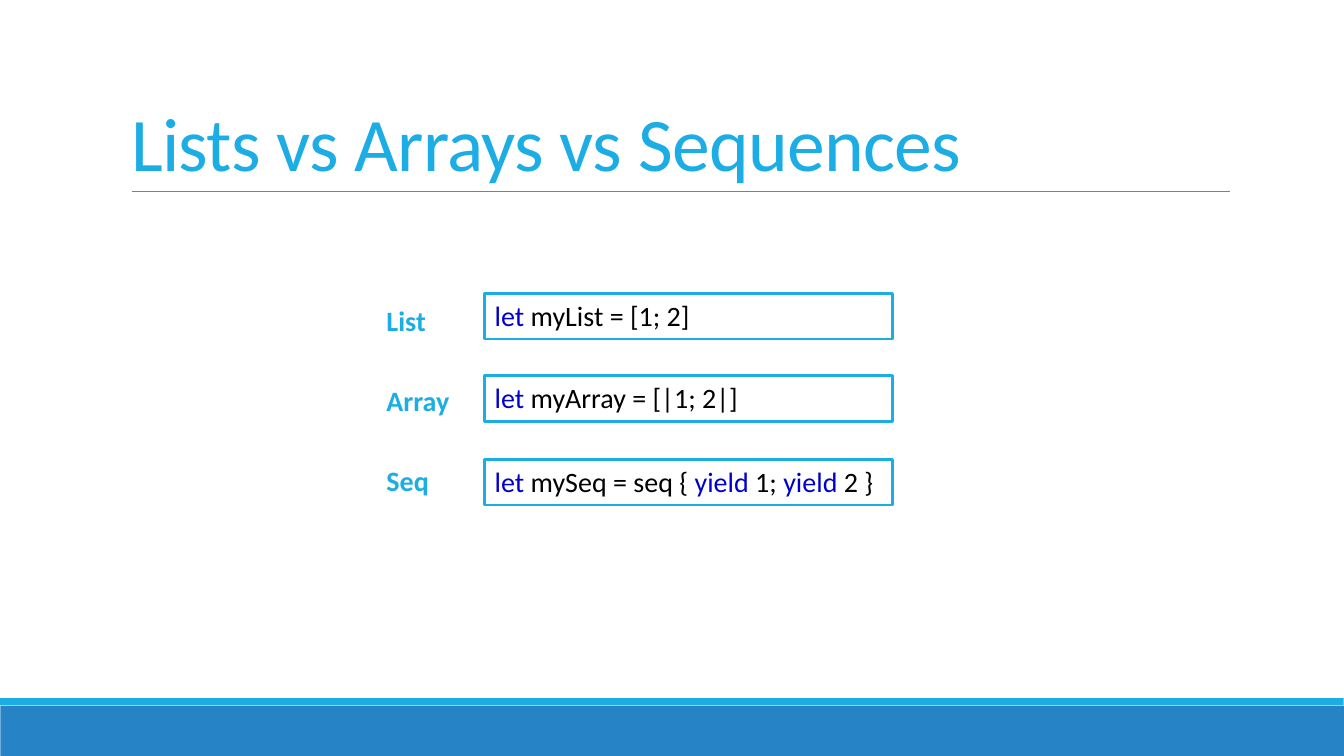
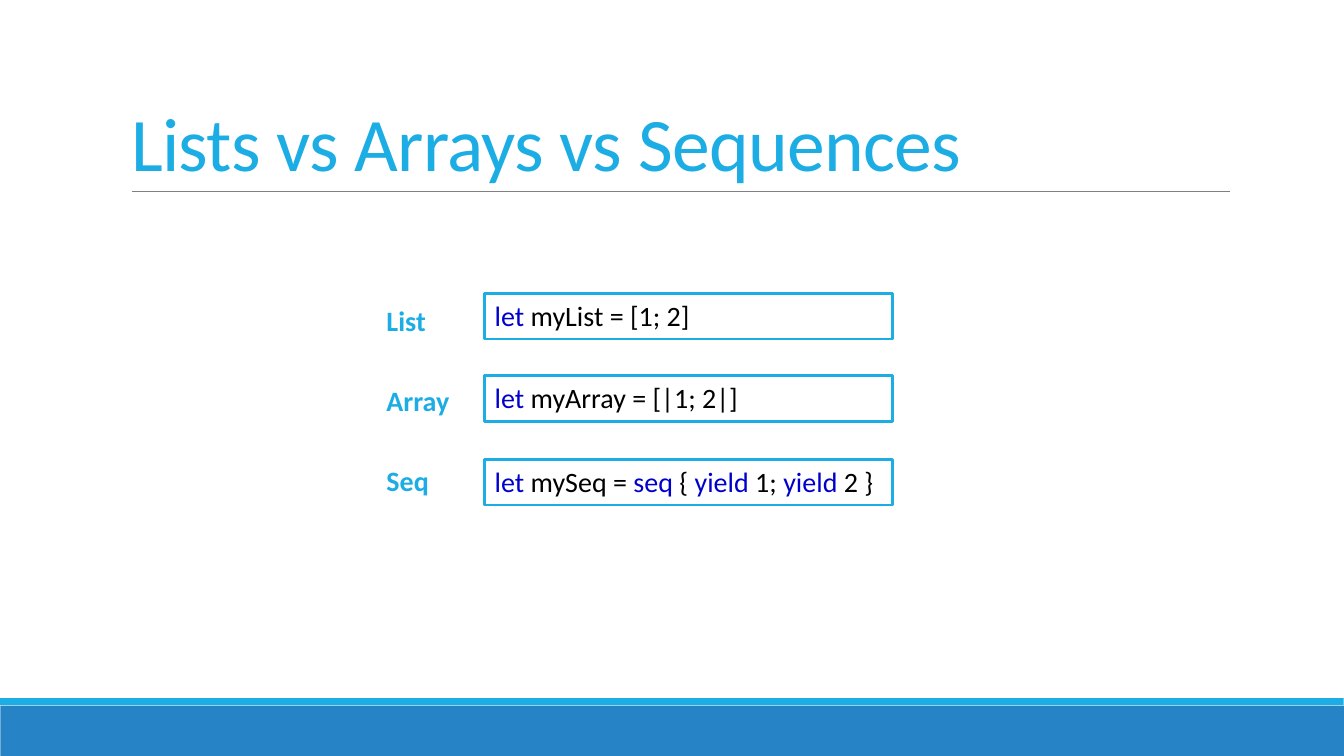
Before and after one commit to jorgef/fsharpworkshop, a slide deck: slide 46 of FSharpWorkshop_Slides.pptx (slide 48 before the commit). Drawn at 1344x756 pixels with LibreOffice and Linux fonts; fonts in the diff are those of the drawing. Boxes give left, top, right and bottom in pixels: in the first picture for what was removed or moved away, otherwise in the second. Text is boxed around its words. In the diff, an @@ line names an element or a change of style, - is before the commit and + after.

```diff
--- a/FSharpWorkshop_Slides.pptx
+++ b/FSharpWorkshop_Slides.pptx
@@ rectangle "let mySeq = seq { ..." at [485,459,893,504]: text colour #000000 to #0000CC in "seq" @@
```
Also in this commit, not shown: 11 other slides changed, 2 slides removed, 29 other files.
